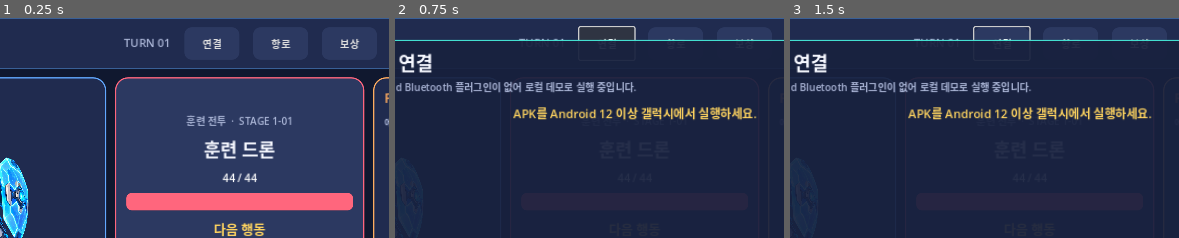
Above: before the commit, frames 1-3 (left to right).
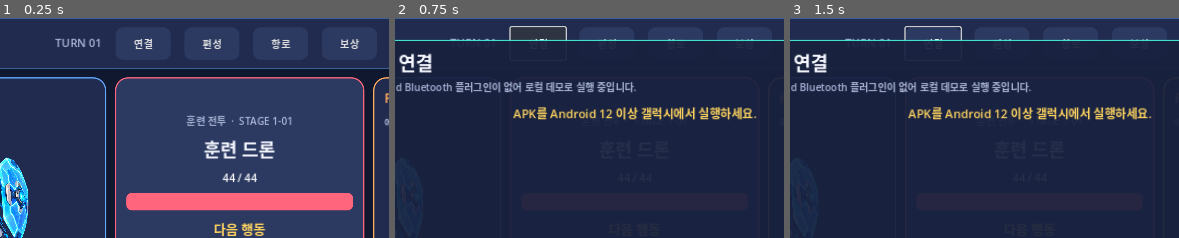
Above: after the commit, the same moments.

Repository: wjdals988/starlinkduo
Game: Godot game, scene res://src/ui/main.tscn
The game is run twice, just before and just after one commit, with the same random seed, the same clock (stepped at 60 frames per second) and the same inputs.
Inputs:
- Up to frame 1 (0.25 s): no input
- Up to frame 2 (0.75 s): click "연결" at 0.5 s
- Up to frame 3 (1.5 s): click "항로" at 1.25 s
The pictures show only the part of the screen within x 19-69%, y 1-51%; the shares and areas given below are measured in that part.

The runs differ from the first frame. In frame 1, 0.6% of the frame differs, in the area x 14-57%, y 9-15%; in frame 2, 1.2%, in the area x 14-62%, y 3-10%; in frame 3, 0.4%.

Commit message:
feat: add four-character crew selection

Diff:
--- a/src/network/cooperative_session.gd
+++ b/src/network/cooperative_session.gd
@@ -61,6 +61,18 @@
 		return _error("guest_slot_forbidden")
 	return {"ok": _send("route_select", {"slot": slot, "node_id": node_id})}
 
+func select_character(slot: int, character_id: StringName) -> Dictionary:
+	if role == Role.HOST:
+		if run_coordinator == null:
+			return _error("host_run_missing")
+		var result := run_coordinator.select_character(slot, character_id)
+		if result.ok:
+			_publish_run_snapshot("character_selected")
+		return result
+	if slot != 1:
+		return _error("guest_slot_forbidden")
+	return {"ok": _send("character_select", {"slot": slot, "character_id": String(character_id)})}
+
 func submit_event_choice(slot: int, choice_index: int) -> Dictionary:
 	if role == Role.HOST:
 		if run_coordinator == null:
@@ -121,6 +133,15 @@
 
 func _handle_host_message(message_type: String, payload: Dictionary) -> void:
 	match message_type:
+		"character_select":
+			if run_coordinator == null or int(payload.get("slot", -1)) != 1:
+				_send_rejection("guest_character_forbidden")
+				return
+			var character_result := run_coordinator.select_character(1, StringName(payload.get("character_id", "")))
+			if not character_result.ok:
+				_send_rejection(character_result.error)
+				return
+			_publish_run_snapshot("character_selected")
 		"use_consumable":
 			if run_coordinator == null or int(payload.get("slot", -1)) != 1:
 				_send_rejection("guest_consumable_forbidden")
--- a/src/run/run_coordinator.gd
+++ b/src/run/run_coordinator.gd
@@ -20,6 +20,21 @@
 	run.decks[1] = ["engineer_bolt", "engineer_charge", "engineer_patch", "neutral_barrier", "engineer_bolt", "engineer_charge", "neutral_link", "neutral_pulse"]
 	checkpoint("new_run")
 	return run
+
+func select_character(player_slot: int, character_id: StringName) -> Dictionary:
+	if not _valid_slot(player_slot) or not can_select_characters():
+		return {"ok": false, "error": "character_selection_closed"}
+	if not character_id in [&"guardian", &"engineer", &"hacker", &"assault"]:
+		return {"ok": false, "error": "unknown_character"}
+	if run.characters[1 - player_slot] == character_id:
+		return {"ok": false, "error": "character_already_taken"}
+	run.characters[player_slot] = character_id
+	run.decks[player_slot] = _starter_deck(character_id)
+	checkpoint("character_selected")
+	return {"ok": true, "character_id": String(character_id)}
+
+func can_select_characters() -> bool:
+	return run != null and run.phase == "traversal" and run.stage == 1 and run.step == 0 and run.pending_routes.is_empty()
 
 func resume_or_start(seed: int) -> RunState:
 	run = save_store.load_active()
@@ -259,7 +274,24 @@
 	return run.seed + run.stage * 100_003 + run.step * 1_009 + player_slot * 97 + salt
 
 func _scope_for_slot(player_slot: int) -> CardData.Scope:
-	return CardData.Scope.GUARDIAN if player_slot == 0 else CardData.Scope.ENGINEER
+	return {
+		&"guardian": CardData.Scope.GUARDIAN,
+		&"engineer": CardData.Scope.ENGINEER,
+		&"hacker": CardData.Scope.HACKER,
+		&"assault": CardData.Scope.ASSAULT,
+	}.get(run.characters[player_slot], CardData.Scope.NEUTRAL)
+
+func _starter_deck(character_id: StringName) -> Array:
+	if character_id == &"guardian":
+		return ["guardian_strike", "guardian_guard", "guardian_cover", "neutral_pulse", "guardian_strike", "guardian_guard", "neutral_barrier", "neutral_pulse"]
+	if character_id == &"engineer":
+		return ["engineer_bolt", "engineer_charge", "engineer_patch", "neutral_barrier", "engineer_bolt", "engineer_charge", "neutral_link", "neutral_pulse"]
+	var prefix := String(character_id)
+	return [
+		"%s_card_01" % prefix, "%s_card_02" % prefix, "%s_card_03" % prefix,
+		"%s_card_04" % prefix, "%s_card_01" % prefix, "%s_card_02" % prefix,
+		"neutral_pulse", "neutral_barrier",
+	]
 
 func _valid_slot(player_slot: int) -> bool:
 	return run != null and player_slot >= 0 and player_slot < 2
--- a/src/ui/main.gd
+++ b/src/ui/main.gd
@@ -30,6 +30,9 @@
 var enemy_health_label: Label
 var enemy_health_bar: ProgressBar
 var player_detail_labels: Array[Label] = []
+var player_title_labels: Array[Label] = []
+var player_role_labels: Array[Label] = []
+var player_portraits: Array[TextureRect] = []
 var hand_container: HBoxContainer
 var status_label: Label
 var ready_button: Button
@@ -120,7 +123,7 @@
 	turn_label.add_theme_color_override("font_color", COLOR_MUTED)
 	row.add_child(turn_label)
 
-	for item in [["연결", _show_connection], ["항로", _show_map], ["보상", _show_reward], ["상점", _show_shop], ["아이템", _show_consumables]]:
+	for item in [["연결", _show_connection], ["편성", _show_roster], ["항로", _show_map], ["보상", _show_reward], ["상점", _show_shop], ["아이템", _show_consumables]]:
 		var navigation := Button.new()
 		navigation.text = item[0]
 		navigation.custom_minimum_size = Vector2(88, 42)
@@ -160,12 +163,14 @@
 	title_label.add_theme_font_size_override("font_size", 22)
 	title_label.add_theme_color_override("font_color", accent)
 	column.add_child(title_label)
+	player_title_labels.append(title_label)
 
 	var role := Label.new()
 	role.text = "전방 방어 · 아군 엄호" if slot == 0 else "에너지 지원 · 장치 제어"
 	role.add_theme_font_size_override("font_size", 15)
 	role.add_theme_color_override("font_color", COLOR_MUTED)
 	column.add_child(role)
+	player_role_labels.append(role)
 
 	var portrait := TextureRect.new()
 	portrait.custom_minimum_size.y = 170
@@ -175,6 +180,7 @@
 	portrait.stretch_mode = TextureRect.STRETCH_KEEP_ASPECT_CENTERED
 	portrait.texture_filter = CanvasItem.TEXTURE_FILTER_LINEAR_WITH_MIPMAPS
 	column.add_child(portrait)
+	player_portraits.append(portrait)
 
 	var detail := Label.new()
 	detail.add_theme_font_size_override("font_size", 18)
@@ -413,6 +419,10 @@
 func _on_remote_run_snapshot(snapshot: Dictionary) -> void:
 	var was_event_pending := not run_coordinator.run.pending_event.is_empty()
 	run_coordinator.run = RunState.from_snapshot(snapshot)
+	_refresh_character_identity()
+	if overlay.visible and overlay_title.text == "승무원 편성":
+		_show_roster()
+		return
 	if not run_coordinator.run.pending_event.is_empty():
 		_show_event()
 		return
@@ -427,6 +437,76 @@
 
 func _on_session_error(code: String, detail: String) -> void:
 	log_label.text = "연결 오류 · %s (%s)" % [code, detail]
+
+func _show_roster() -> void:
+	_clear_overlay()
+	overlay_title.text = "승무원 편성"
+	var selection_open := run_coordinator.can_select_characters()
+	overlay_subtitle.text = "서로 다른 직업 2개를 선택하세요 · 항로 선택 전까지만 변경할 수 있습니다." if selection_open else "현재 런의 편성이 확정되었습니다 · 새 런의 첫 항로 선택 전에 변경할 수 있습니다."
+	for slot in 2:
+		var row := HBoxContainer.new()
+		row.add_theme_constant_override("separation", 10)
+		var slot_label := Label.new()
+		slot_label.custom_minimum_size.x = 170
+		slot_label.text = "P%d  %s" % [slot + 1, _character_name(run_coordinator.run.characters[slot])]
+		slot_label.add_theme_font_size_override("font_size", 19)
+		slot_label.add_theme_color_override("font_color", COLOR_BLUE if slot == 0 else COLOR_ORANGE)
+		row.add_child(slot_label)
+		var can_edit := cooperative_session == null or slot == local_slot
+		for character_id in [&"guardian", &"engineer", &"hacker", &"assault"]:
+			var button := Button.new()
+			button.size_flags_horizontal = Control.SIZE_EXPAND_FILL
+			button.custom_minimum_size.y = 62
+			button.text = "%s\n%s" % [_character_name(character_id), _character_role(character_id)]
+			button.disabled = not selection_open or not can_edit or run_coordinator.run.characters[slot] == character_id or run_coordinator.run.characters[1 - slot] == character_id
+			button.add_theme_stylebox_override("normal", _panel_style(COLOR_PANEL, 12, _character_color(character_id), 2))
+			button.pressed.connect(_select_character.bind(slot, character_id))
+			row.add_child(button)
+		overlay_content.add_child(row)
+
+func _select_character(slot: int, character_id: StringName) -> void:
+	var is_guest := cooperative_session != null and cooperative_session.role == CooperativeSession.Role.GUEST
+	var result := cooperative_session.select_character(slot, character_id) if cooperative_session != null else run_coordinator.select_character(slot, character_id)
+	if not result.ok:
+		overlay_subtitle.text = "편성을 변경할 수 없습니다: %s" % result.get("error", "unknown")
+		return
+	if is_guest:
+		overlay_subtitle.text = "호스트의 편성 확정을 기다리는 중입니다."
+		return
+	_refresh_character_identity()
+	_show_roster()
+
+func _refresh_character_identity() -> void:
+	if player_title_labels.size() < 2:
+		return
+	for slot in 2:
+		var character_id: StringName = run_coordinator.run.characters[slot]
+		player_title_labels[slot].text = "P%d  %s" % [slot + 1, _character_name(character_id)]
+		player_title_labels[slot].add_theme_color_override("font_color", _character_color(character_id))
+		player_role_labels[slot].text = _character_role(character_id)
+		player_portraits[slot].texture = load(_character_portrait(character_id))
+
+func _character_name(character_id: StringName) -> String:
+	return {&"guardian": "수호자", &"engineer": "기술자", &"hacker": "해커", &"assault": "강습병"}.get(character_id, String(character_id))
+
+func _character_role(character_id: StringName) -> String:
+	return {
+		&"guardian": "전방 방어 · 아군 엄호",
+		&"engineer": "에너지 지원 · 장치 제어",
+		&"hacker": "적 약화 · 행동 교란",
+		&"assault": "집중 화력 · 마무리 공격",
+	}.get(character_id, "미확인 역할")
+
+func _character_portrait(character_id: StringName) -> String:
+	return "res://assets/art/%s-portrait.png" % String(character_id)
+
+func _character_color(character_id: StringName) -> Color:
+	return {
+		&"guardian": COLOR_BLUE,
+		&"engineer": COLOR_ORANGE,
+		&"hacker": Color("#bc8cff"),
+		&"assault": COLOR_RED,
+	}.get(character_id, COLOR_CYAN)
 
 func _show_map() -> void:
 	_clear_overlay()
@@ -775,6 +855,7 @@
 	return {"combat": "전투", "event": "이벤트", "shop": "상점", "rest": "휴식", "elite": "엘리트", "key_challenge": "열쇠 도전"}.get(type, type)
 
 func _refresh() -> void:
+	_refresh_character_identity()
 	turn_label.text = "TURN %02d" % state.turn
 	team_health_label.text = "팀 내구도   %d / %d" % [state.team_health, state.team_max_health]
 	team_health_bar.max_value = state.team_max_health
--- a/tests/run_all.gd
+++ b/tests/run_all.gd
@@ -24,8 +24,9 @@
 	_test_collaborative_event_resolution()
 	_test_consumable_effects_and_sync()
 	_test_relic_lifecycle_triggers()
+	_test_character_selection_and_scope()
 	if failures.is_empty():
-		print("PASS: 21 core, content, run, relic, item, event, boss, encounter, route, save, economy, protocol, and transport tests")
+		print("PASS: 22 core, content, run, character, relic, item, event, boss, encounter, route, save, economy, protocol, and transport tests")
 		quit(0)
 	else:
 		for failure in failures:
@@ -220,6 +221,11 @@
 	var guest := CooperativeSession.new(CooperativeSession.Role.GUEST, transports[1])
 	var received_runs: Array[Dictionary] = []
 	guest.run_snapshot_received.connect(func(snapshot: Dictionary) -> void: received_runs.append(snapshot))
+	_expect(guest.select_character(1, &"hacker").ok, "guest sends character selection intent")
+	host.poll()
+	guest.poll()
+	_expect(run.characters[1] == &"hacker" and run.decks[1].has("hacker_card_01"), "host validates guest character and rebuilds its starter deck")
+	_expect(not received_runs.is_empty() and received_runs[-1].characters[1] == "hacker", "guest receives authoritative character selection snapshot")
 	var guest_node := String(run.map.stages[0].steps[0].lanes[1].options[0].id)
 	_expect(guest.select_route(1, guest_node).ok, "guest sends route intent without mutating run")
 	host.poll()
@@ -424,6 +430,22 @@
 	RunSaveStore.new("user://relic_test.json").clear()
 	RunSaveStore.new("user://relic_finish_test.json").clear()
 
+func _test_character_selection_and_scope() -> void:
+	var catalog := FullCardCatalog.build()
+	var store := RunSaveStore.new("user://character_selection_test.json")
+	store.clear()
+	var coordinator := RunCoordinator.new(catalog, store)
+	var run := coordinator.start_new(7788)
+	_expect(coordinator.select_character(1, &"hacker").ok, "second player can select hacker before route choice")
+	_expect(run.characters[1] == &"hacker" and run.decks[1].has("hacker_card_04"), "hacker selection installs hacker starter deck")
+	_expect(not coordinator.select_character(0, &"hacker").ok, "same character cannot be selected by both players")
+	run.pending_card_rewards[1] = true
+	var rewards := coordinator.current_card_reward(1)
+	_expect(rewards.size() == 3 and catalog[rewards[0]].owner_scope == CardData.Scope.HACKER and catalog[rewards[1]].owner_scope == CardData.Scope.HACKER and catalog[rewards[2]].owner_scope == CardData.Scope.NEUTRAL, "character reward contains two class cards and one neutral card")
+	var route_id := String(run.map.stages[0].steps[0].lanes[0].options[0].id)
+	_expect(coordinator.choose_route(0, route_id).ok and not coordinator.select_character(0, &"assault").ok, "character selection closes after route commitment")
+	store.clear()
+
 func _expect(condition: bool, label: String) -> void:
 	if not condition:
 		failures.append("FAIL: %s" % label)
Binary file added: artifacts/emulator-5556-character-roster-locked.png
Binary file added: artifacts/emulator-5556-hacker-assault.png
Binary file added: assets/art/assault-portrait.png
Not shown, added: assets/art/assault-portrait.png.import
Binary file added: assets/art/hacker-portrait.png
Not shown, added: assets/art/hacker-portrait.png.import
Not shown, changed: CHANGELOG.md
Not shown, changed: assets/ART_DIRECTION.md
